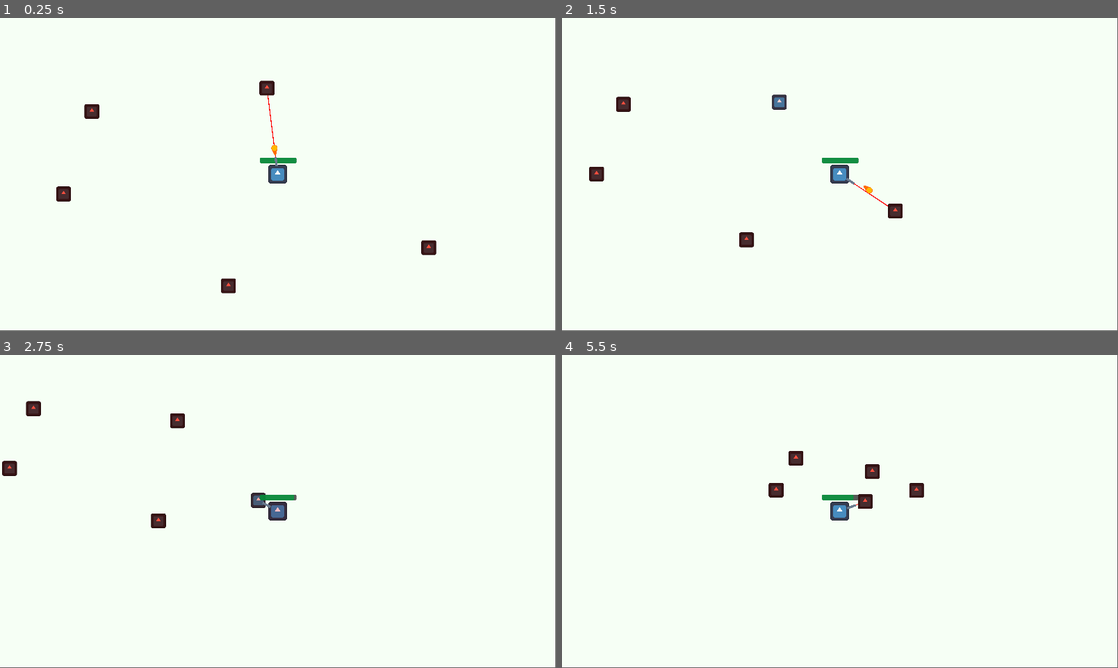
Above: before the commit, frames 1-4 (two rows, left to right).
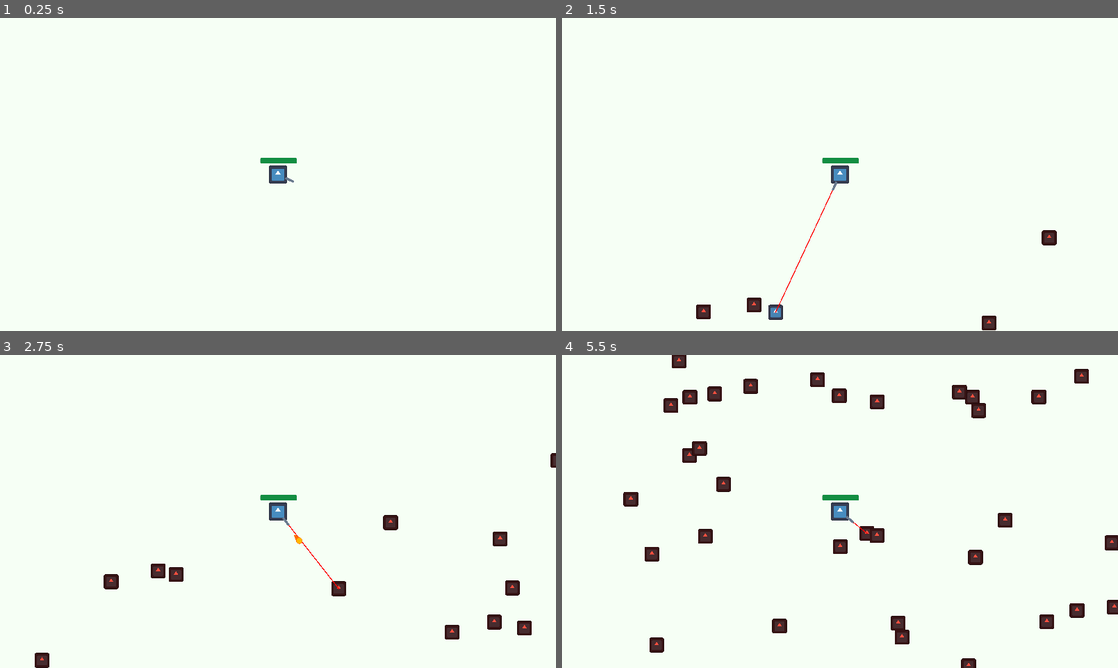
Above: after the commit, the same moments.

Repository: Redlinefox/gdquest-survivor
Game: Godot game, scene res://game.tscn
Two runs of this game, one before a commit and one after it. Both use one fixed random seed, a clock stepped at 60 frames per second and the inputs below. The engine's default icon, where the game draws it, is replaced by a stand-in: a white triangle on a blue panel in a dark square.
Inputs:
- Up to frame 1 (0.25 s): no input
- Up to frame 2 (1.5 s): hold D (right) 0.53-1.28 s; hold S (down) from 1.28 s (still down)
- Up to frame 3 (2.75 s): release S (down) at 2.03 s; hold D (right) from 2.03 s (still down)
- Up to frame 4 (5.5 s): release D (right) at 2.78 s; hold W (up) 2.78-3.53 s; hold A (left) 3.53-5.03 s; tap P (toggle_fullscreen, bound only after the commit) at 4.15 s; hold S (down) from 5.03 s (still down)
In our replay, the window is 799x449 before the commit and 800x450 after it. These sizes can differ from the game's own. Grey fills any space a smaller window leaves; there, only what the larger window draws over its background counts as a difference.

The runs differ from the first frame. In frame 1, 0.8% of the frame differs, in the area x 10-79%, y 20-88%; in frame 2, 1.4%; in frame 3, 2.2%; in frame 4, 4.6%, in the area x 11-100%, y 0-100%.

Commit message:
Updated Attack Manager and Game Over screen

Diff:
--- a/bullet.gd
+++ b/bullet.gd
@@ -1,9 +1,9 @@
 extends Area2D
 
-var damage = 1
-var bullet_speed = 800
-var traveled_distance = 0
-var bullet_range = 1600
+@export var damage = 1
+@export var bullet_speed = 2000
+@export var traveled_distance = 0
+@export var bullet_range = 1600
 
 func _physics_process(delta: float) -> void:
 	var direction = Vector2.RIGHT.rotated(rotation)
@@ -21,4 +21,4 @@
 func _on_body_entered(body: Node2D) -> void:
 	queue_free()
 	if body.has_method("take_damage"):
-		body.take_damage()
+		body.take_damage(damage)
--- a/enemy/enemy.gd
+++ b/enemy/enemy.gd
@@ -3,7 +3,7 @@
 #@onready var player = get_tree().get_first_node_in_group("player")
 @onready var player = get_node("/root/Game/Player")
 var speed = 100
-var enemy_health = 20
+var enemy_health = 5
 
 func _physics_process(_delta: float) -> void:
 	var direction = global_position.direction_to(player.global_position)
@@ -12,8 +12,8 @@
 	move_and_slide()
 
 
-func take_damage():
-	enemy_health -= 1
+func take_damage(incoming_damage):
+	enemy_health -= incoming_damage
 	$AnimationPlayer.play("hurt")
 	if enemy_health <= 0:
 		queue_free()
--- a/game.gd
+++ b/game.gd
@@ -1,4 +1,8 @@
 extends Node2D
+
+
+func _ready() -> void:
+	pass
 
 
 func _input(event: InputEvent) -> void:
@@ -10,3 +14,23 @@
 			DisplayServer.window_set_mode(DisplayServer.WINDOW_MODE_FULLSCREEN)
 		elif DisplayServer.window_get_mode() == 3:
 			DisplayServer.window_set_mode(DisplayServer.WINDOW_MODE_WINDOWED)
+
+
+func spawn_mob():
+	var new_mob = preload("res://enemy/enemy.tscn").instantiate()
+	%PathFollow2D.progress_ratio = randf()
+	new_mob.global_position = %PathFollow2D.global_position
+	add_child(new_mob)
+
+
+func _on_enemy_spawn_timer_timeout() -> void:
+	spawn_mob()
+
+
+func _on_player_player_health_depleted() -> void:
+	%GameOverScreen.visible = true
+	get_tree().paused = true
+
+
+func _on_restart_game_button_pressed() -> void:
+	get_tree().reload_current_scene()
--- a/game.tscn
+++ b/game.tscn
@@ -2,15 +2,20 @@
 
 [ext_resource type="Script" path="res://game.gd" id="1_7w4ys"]
 [ext_resource type="PackedScene" uid="uid://dhedfuyip3ytp" path="res://player/player.tscn" id="1_vibgm"]
-[ext_resource type="PackedScene" uid="uid://cp263ep1bxc0b" path="res://enemy/enemy.tscn" id="3_iq64c"]
+
+[sub_resource type="Curve2D" id="Curve2D_c4lxo"]
+_data = {
+"points": PackedVector2Array(0, 0, 0, 0, -100, -100, 0, 0, 0, 0, 2020, -100, 0, 0, 0, 0, 2020, 1180, 0, 0, 0, 0, -100, 1180, 0, 0, 0, 0, -100, -100)
+}
+point_count = 5
 
 [node name="Game" type="Node2D"]
 script = ExtResource("1_7w4ys")
 
-[node name="CanvasLayer" type="CanvasLayer" parent="."]
+[node name="BackgroundCanvas" type="CanvasLayer" parent="."]
 layer = -1
 
-[node name="ColorRect" type="ColorRect" parent="CanvasLayer"]
+[node name="ColorRect" type="ColorRect" parent="BackgroundCanvas"]
 offset_right = 1920.0
 offset_bottom = 1080.0
 color = Color(0.962473, 1, 0.95805, 1)
@@ -18,20 +23,78 @@
 [node name="Player" parent="." instance=ExtResource("1_vibgm")]
 z_index = 1
 position = Vector2(960, 540)
+health = 10.0
 
-[node name="EnemyGroup" type="Node" parent="."]
+[node name="CollisionShape2D" parent="Player" index="1"]
+visible = true
 
-[node name="Enemy" parent="EnemyGroup" instance=ExtResource("3_iq64c")]
-position = Vector2(780, 949)
+[node name="CollisionShape2D" parent="Player/Hurtbox" index="0"]
+visible = true
 
-[node name="Enemy2" parent="EnemyGroup" instance=ExtResource("3_iq64c")]
-position = Vector2(294, 315)
+[node name="EnemySpawnArea" type="Path2D" parent="Player"]
+position = Vector2(-960, -540)
+curve = SubResource("Curve2D_c4lxo")
 
-[node name="Enemy3" parent="EnemyGroup" instance=ExtResource("3_iq64c")]
-position = Vector2(195, 611)
+[node name="PathFollow2D" type="PathFollow2D" parent="Player/EnemySpawnArea"]
+unique_name_in_owner = true
+position = Vector2(2020, 383.719)
+rotation = 1.5708
+progress = 2603.72
 
-[node name="Enemy4" parent="EnemyGroup" instance=ExtResource("3_iq64c")]
-position = Vector2(920, 218)
+[node name="EnemySpawnTimer" type="Timer" parent="Player/EnemySpawnArea"]
+wait_time = 0.1
+autostart = true
 
-[node name="Enemy5" parent="EnemyGroup" instance=ExtResource("3_iq64c")]
-position = Vector2(1505, 805)
+[node name="GameOverScreen" type="CanvasLayer" parent="."]
+unique_name_in_owner = true
+visible = false
+
+[node name="TransparentBackground" type="ColorRect" parent="GameOverScreen"]
+anchors_preset = 15
+anchor_right = 1.0
+anchor_bottom = 1.0
+grow_horizontal = 2
+grow_vertical = 2
+color = Color(0, 0, 0, 0.470588)
+
+[node name="GameOverLabel" type="Label" parent="GameOverScreen/TransparentBackground"]
+layout_mode = 1
+anchors_preset = 8
+anchor_left = 0.5
+anchor_top = 0.5
+anchor_right = 0.5
+anchor_bottom = 0.5
+offset_left = -325.5
+offset_top = -82.5
+offset_right = 325.5
+offset_bottom = 82.5
+grow_horizontal = 2
+grow_vertical = 2
+theme_override_colors/font_shadow_color = Color(0, 0, 0, 0.313726)
+theme_override_constants/shadow_offset_x = 2
+theme_override_constants/shadow_offset_y = 2
+theme_override_constants/shadow_outline_size = 8
+theme_override_font_sizes/font_size = 120
+text = "Game Over"
+
+[node name="RestartGameButton" type="Button" parent="GameOverScreen/TransparentBackground"]
+unique_name_in_owner = true
+layout_mode = 1
+anchors_preset = -1
+anchor_left = 0.5
+anchor_top = 0.5
+anchor_right = 0.5
+anchor_bottom = 0.5
+offset_left = -180.0
+offset_top = 116.0
+offset_right = 180.0
+offset_bottom = 177.0
+grow_horizontal = 2
+grow_vertical = 2
+text = "Restart"
+
+[connection signal="player_health_depleted" from="Player" to="." method="_on_player_player_health_depleted"]
+[connection signal="timeout" from="Player/EnemySpawnArea/EnemySpawnTimer" to="." method="_on_enemy_spawn_timer_timeout"]
+[connection signal="pressed" from="GameOverScreen/TransparentBackground/RestartGameButton" to="." method="_on_restart_game_button_pressed"]
+
+[editable path="Player"]
--- a/player/attack_manager.gd
+++ b/player/attack_manager.gd
@@ -3,7 +3,7 @@
 @onready var laser_sight := %LaserSight
 
 var enemies_in_range : Array[Node2D] = []
-
+var bfr = 2.0
 
 func _physics_process(delta: float) -> void:
 	enemies_in_range = get_overlapping_bodies()
@@ -16,14 +16,6 @@
 	else:
 		search_enemies(delta)
 
-	#if enemies_in_range.size() > 0:
-		#var target_enemy = enemies_in_range.front()
-		##var target_enemy = get_closest_enemy(global_position, enemies_in_range)
-		#$WeaponPivot.look_at(target_enemy.global_position)
-		##look_at(target_enemy.global_position)
-	#else:
-		#$WeaponPivot.rotation_degrees += 100 * delta
-
 
 func shoot():
 	var load_bullet_scene = preload("res://bullet.tscn")
@@ -34,12 +26,15 @@
 
 
 func _on_timer_timeout() -> void:
-		if enemies_in_range.size() > 0:
-			%LaserSight.visible = true
-			shoot()
-		else:
-			%LaserSight.visible = false
-			pass
+	if enemies_in_range.size() > 0:
+		laser_sight.visible = true
+		shoot()
+	else:
+		laser_sight.visible = false
+		pass
+	%BulletFireRate.wait_time = 1/bfr
+	print(%BulletFireRate.get_wait_time())
+
 
 func get_closest_enemy(array_of_enemies):
 	# Reset range of closest_enemy
--- a/player/attack_manager.tscn
+++ b/player/attack_manager.tscn
@@ -14,8 +14,7 @@
 collision_mask = 2
 script = ExtResource("1_bcu2h")
 
-[node name="CollisionShape2D" type="CollisionShape2D" parent="."]
-visible = false
+[node name="AttackArea" type="CollisionShape2D" parent="."]
 shape = SubResource("RectangleShape2D_jscy1")
 
 [node name="WeaponPivot" type="Marker2D" parent="."]
@@ -40,8 +39,9 @@
 width = 3.0
 default_color = Color(1, 0, 0, 1)
 
-[node name="Timer" type="Timer" parent="."]
-wait_time = 0.2
+[node name="BulletFireRate" type="Timer" parent="."]
+unique_name_in_owner = true
+wait_time = 0.1
 autostart = true
 
-[connection signal="timeout" from="Timer" to="." method="_on_timer_timeout"]
+[connection signal="timeout" from="BulletFireRate" to="." method="_on_timer_timeout"]
--- a/player/player.gd
+++ b/player/player.gd
@@ -1,10 +1,10 @@
 extends CharacterBody2D
 
-var health : float = 100.0
-var speed = 300.0
-var damage_rate = 20.0
+@export var health : float = 100.0
+@export var speed = 300.0
+@export var damage_rate = 20.0
 
-signal player_died
+signal player_health_depleted
 
 func _physics_process(delta: float) -> void:
 	var direction := Input.get_vector("left", "right", "up", "down")
@@ -22,4 +22,4 @@
 		%ProgressBar.value = health
 
 	if health <= 0.0:
-		player_died.emit()
+		player_health_depleted.emit()
--- a/player/player.tscn
+++ b/player/player.tscn
@@ -24,6 +24,21 @@
 corner_radius_bottom_right = 4
 corner_radius_bottom_left = 4
 
+[sub_resource type="Animation" id="Animation_o3skk"]
+length = 0.001
+tracks/0/type = "value"
+tracks/0/imported = false
+tracks/0/enabled = true
+tracks/0/path = NodePath("Sprite2D:self_modulate")
+tracks/0/interp = 1
+tracks/0/loop_wrap = true
+tracks/0/keys = {
+"times": PackedFloat32Array(0),
+"transitions": PackedFloat32Array(1),
+"update": 0,
+"values": [Color(1, 1, 1, 1)]
+}
+
 [sub_resource type="Animation" id="Animation_d3llw"]
 resource_name = "player_hurt"
 length = 0.25
@@ -38,21 +53,6 @@
 "transitions": PackedFloat32Array(1, 1),
 "update": 0,
 "values": [Color(1, 0.240305, 0.328391, 1), Color(1, 1, 1, 1)]
-}
-
-[sub_resource type="Animation" id="Animation_o3skk"]
-length = 0.001
-tracks/0/type = "value"
-tracks/0/imported = false
-tracks/0/enabled = true
-tracks/0/path = NodePath("Sprite2D:self_modulate")
-tracks/0/interp = 1
-tracks/0/loop_wrap = true
-tracks/0/keys = {
-"times": PackedFloat32Array(0),
-"transitions": PackedFloat32Array(1),
-"update": 0,
-"values": [Color(1, 1, 1, 1)]
 }
 
 [sub_resource type="AnimationLibrary" id="AnimationLibrary_u15xs"]
--- a/project.godot
+++ b/project.godot
@@ -19,6 +19,7 @@
 
 window/size/viewport_width=1920
 window/size/viewport_height=1080
+window/stretch/mode="canvas_items"
 
 [global_group]
 
@@ -51,3 +52,8 @@
 "events": [Object(InputEventKey,"resource_local_to_scene":false,"resource_name":"","device":-1,"window_id":0,"alt_press …(195 unchanged characters)…
 ]
 }
+toggle_fullscreen={
+"deadzone": 0.5,
+"events": [Object(InputEventKey,"resource_local_to_scene":false,"resource_name":"","device":-1,"window_id":0,"alt_pressed":false,"shift_pressed":false,"ctrl_pressed":false,"meta_pressed":false,"pressed":false,"keycode":0,"physical_keycode":80,"key_label":0,"unicode":112,"location":0,"echo":false,"script":null)
+]
+}
